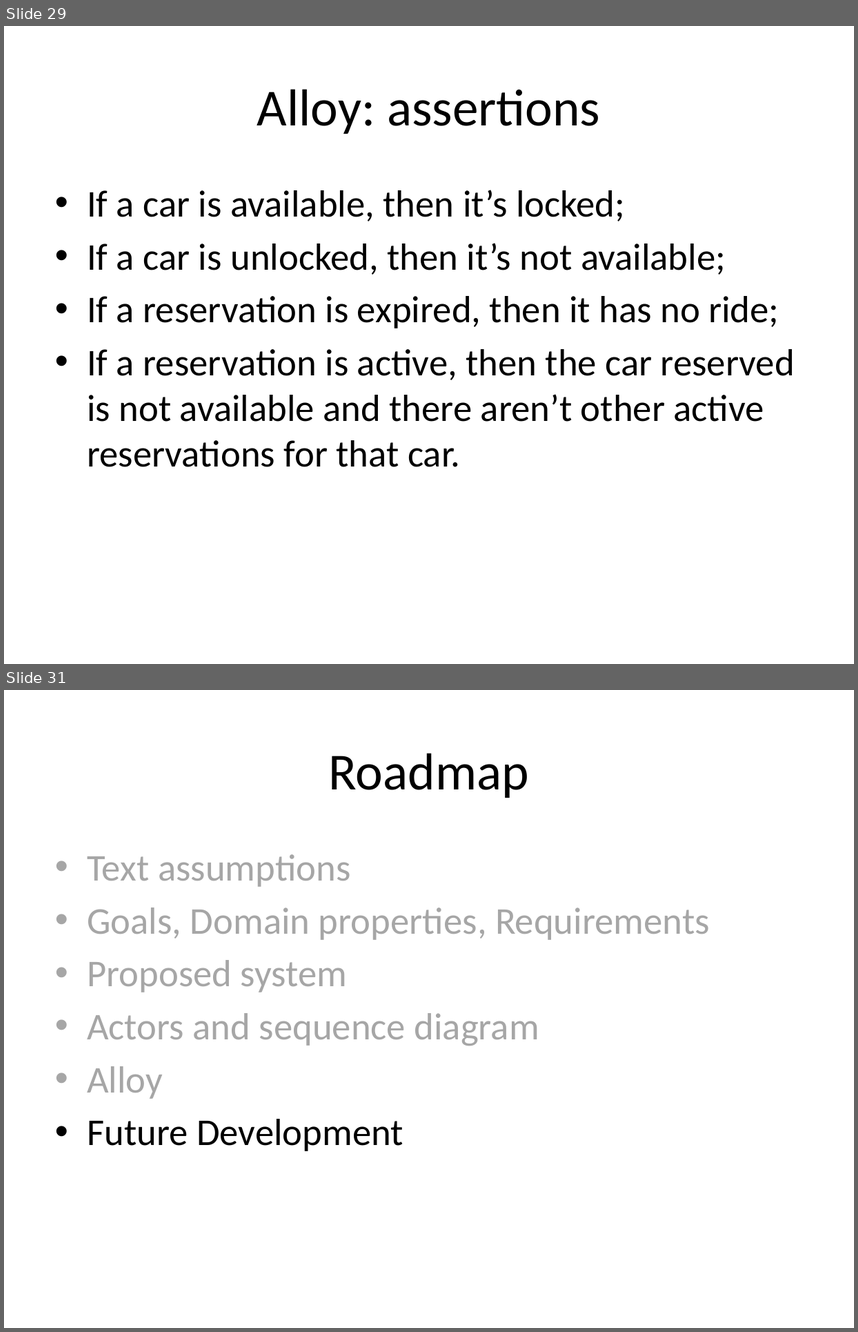
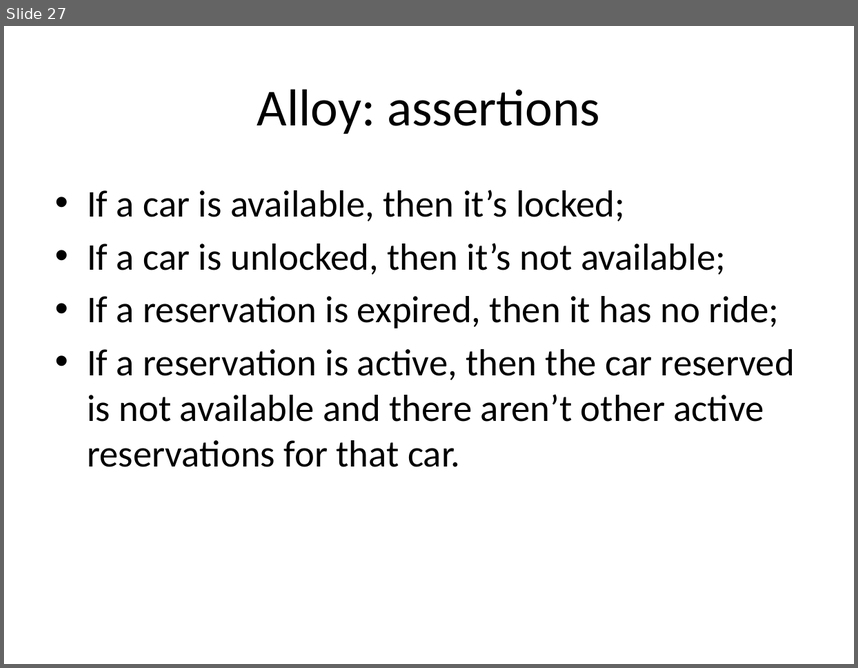
Before and after one commit to cattaneo-riccardo/PowerEnjoy, a slide deck: RASD/presentation/RASD_presentation.pptx. Shown one above the other, each under a label of ours: slides 29 and 31 before the commit, slide 27 after it; the slides between them are not shown. The pictures are 858x1332 and 858x668 pixels, drawn with LibreOffice and Linux fonts; fonts in the diff are those of the drawing. Boxes give left, top, right and bottom in pixels: in the first picture for what was removed or moved away, otherwise in the second. Text is boxed around its words. In the diff, an @@ line names an element or a change of style, - is before the commit and + after.

```diff
--- a/RASD/presentation/RASD_presentation.pptx
+++ b/RASD/presentation/RASD_presentation.pptx
@@ slide 31 removed at [4, 690, 854, 1328], background #FFFFFF @@
@@ title removed at [329, 753, 529, 798] @@
-Roadmap
@@ text removed at [87, 854, 710, 1151] @@
-• Text assumptions
-• Goals, Domain properties, Requirements
-• Proposed system
-• Actors and sequence diagram
-• Alloy
-• Future Development
@@ what was slide 29 is now slide 27 @@
```
Also in this commit, not shown: 16 slides changed, 4 other slides removed.
